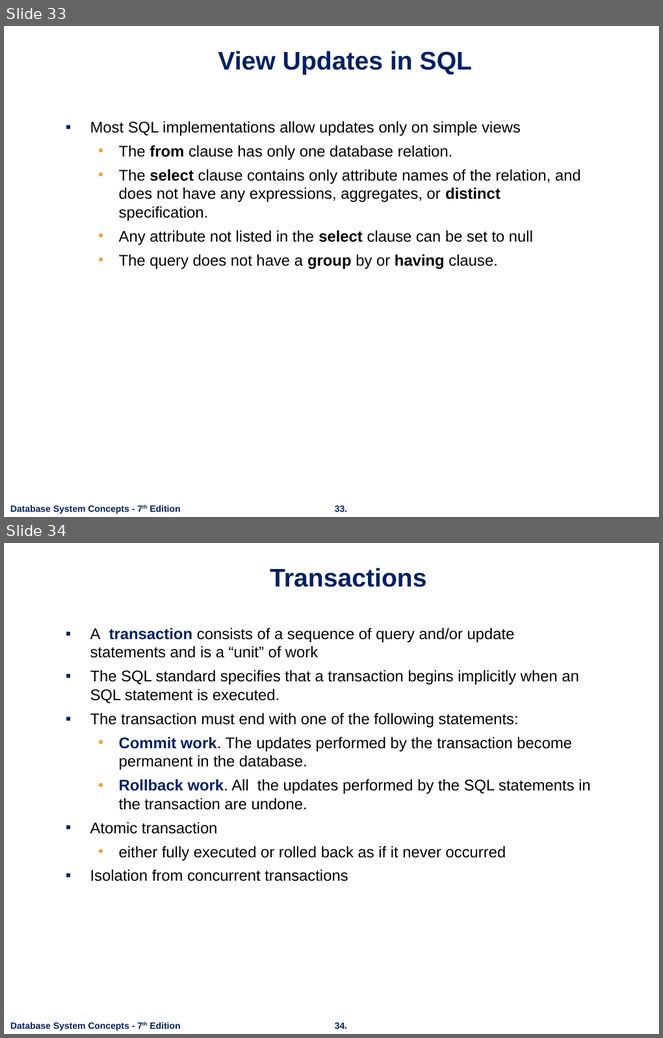
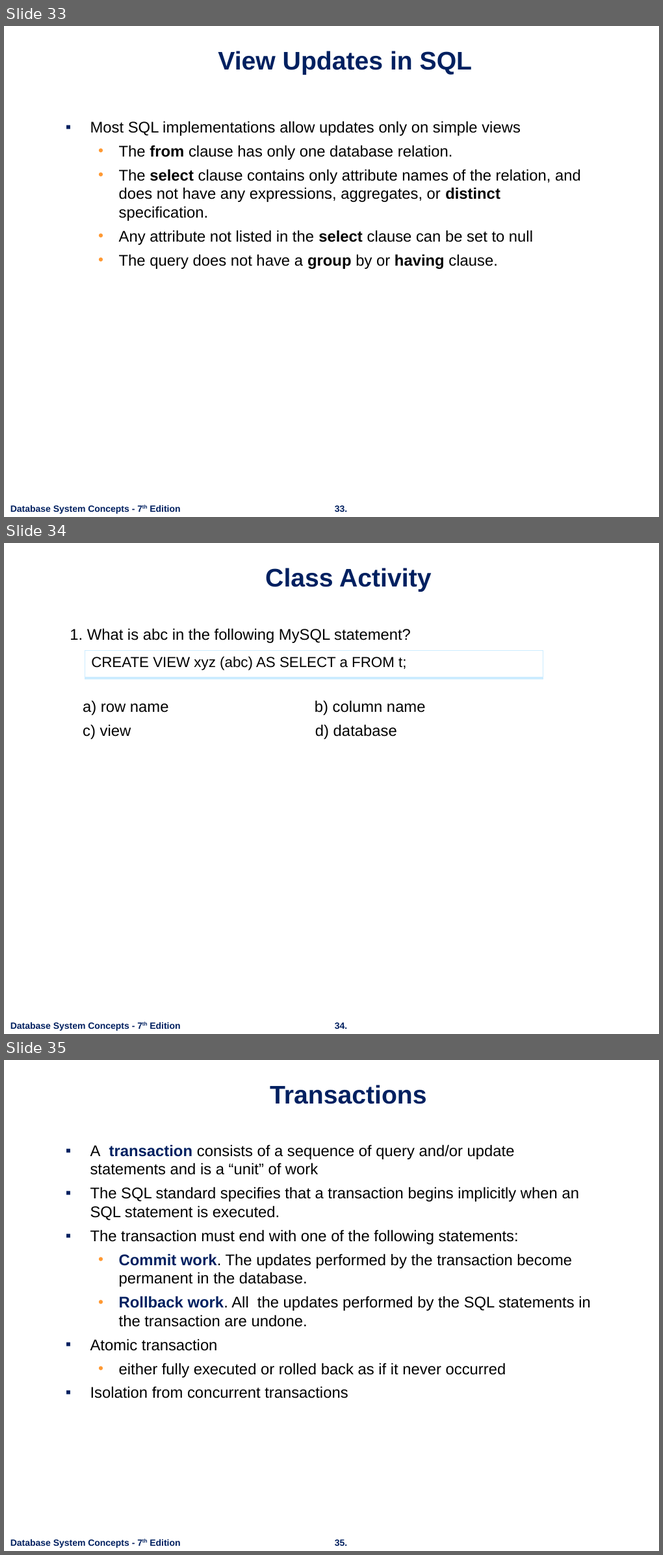
Before and after one commit to nashurgessa/DB-practices, a slide deck: Slides/L10-12 Intermediate SQL.pptx. Shown one above the other, each under a label of ours: slides 33 and 34 before the commit, slides 33, 34 and 35 after it. The pictures are 663x1038 and 663x1555 pixels, drawn with LibreOffice and Linux fonts; fonts in the diff are those of the drawing; background and template pictures are left out. Boxes give left, top, right and bottom in pixels: in the first picture for what was removed or moved away, otherwise in the second. Text is boxed around its words. In the diff, an @@ line names an element or a change of style, - is before the commit and + after.

```diff
--- a/Slides/L10-12 Intermediate SQL.pptx
+++ b/Slides/L10-12 Intermediate SQL.pptx
@@ slide 34 added at (4,543,659,1034), background #FFFFFF; not listed: 2 template elements that a slide beside it also shows @@
@@ title added at (265,568,431,592), 28 pt, text #002060, bold @@
+Class Activity
@@ text added at (70,628,426,739), 17 pt, text #000000 @@
+1. What is abc in the following MySQL statement?
+a) row name b) column name
+c) view d) database
@@ table added at (85,651,544,679), 1 rows, 1 columns @@
+CREATE VIEW xyz (abc) AS SELECT a FROM t;
@@ what was slide 34 is now slide 35 @@
@@ page number at (335,1540,347,1546): text changed @@
-34.
+35.
```
Also in this commit, not shown: 1 slide changed, 1 other slide added, 1 slide removed, 6 other files.
